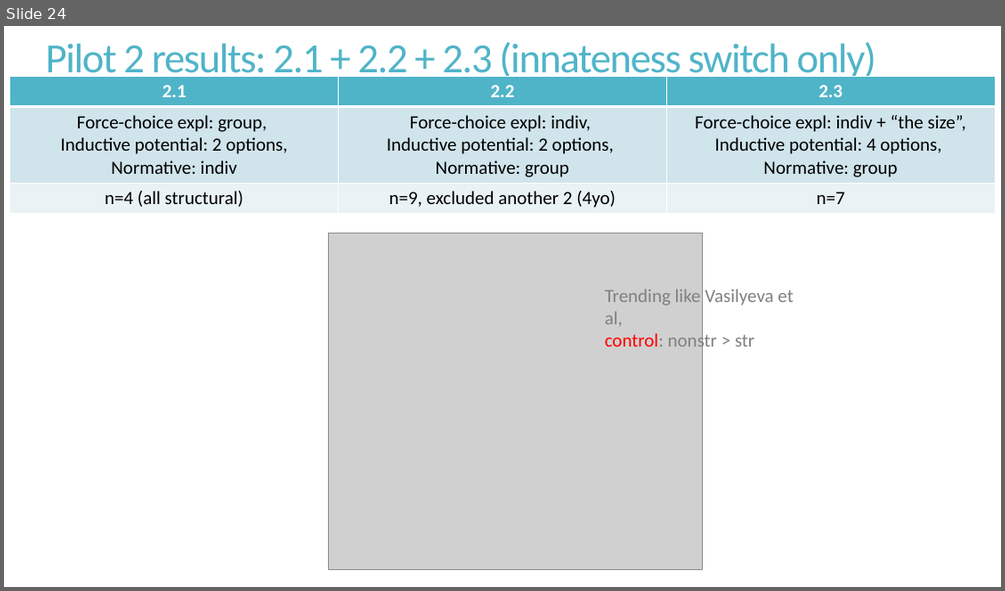
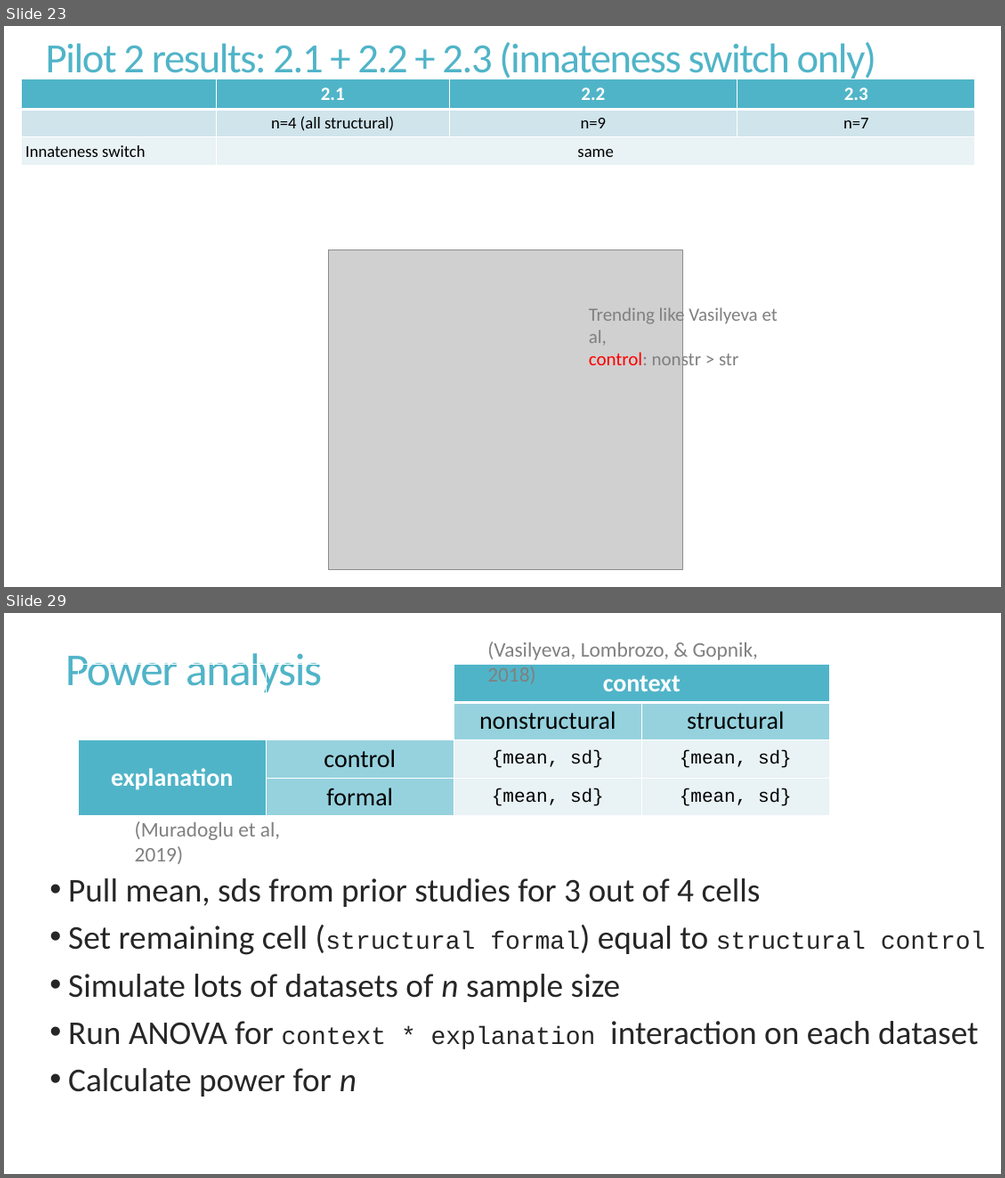
Before and after one commit to mariannazhang/structuralblocking, a slide deck: manuscript/FYP_pilot_2_3.24.19.pptx. Shown one above the other, each under a label of ours: slide 24 before the commit, slides 23 and 29 after it; the slides between them are not shown. The pictures are 1005x591 and 1005x1178 pixels, drawn with LibreOffice and Linux fonts; fonts in the diff are those of the drawing; grey boxes stand for pictures. Boxes give left, top, right and bottom in pixels: in the first picture for what was removed or moved away, otherwise in the second. Text is boxed around its words. In the diff, an @@ line names an element or a change of style, - is before the commit and + after.

Commit message:
analysis for pilot 2.1-2.3, power analysis for final data collection

```diff
--- a/manuscript/FYP_pilot_2_3.24.19.pptx
+++ b/manuscript/FYP_pilot_2_3.24.19.pptx
@@ slide 29 added at <box>4,613,1001,1174</box>, background #FFFFFF @@
@@ title added at <box>65,653,322,693</box>, 44 pt, text #50B4C8 @@
+Power analysis
@@ table added at <box>78,664,829,813</box>, 4 rows, 4 columns @@
+ |  | context | 
+ |  | nonstructural | structural
+explanation | control | {mean, sd} | {mean, sd}
+ | formal | {mean, sd} | {mean, sd}
@@ text added at <box>487,641,758,684</box>, 20 pt, text #808080 @@
+(Vasilyeva, Lombrozo, & Gopnik, 2018)
@@ text added at <box>135,821,280,864</box>, 20 pt, text #808080 @@
+(Muradoglu et al, 2019)
@@ text added at <box>68,878,986,1096</box>, 32 pt, text #262626 @@
+• Pull mean, sds from prior studies for 3 out of 4 cells
+• Set remaining cell (structural formal) equal to structural control
+• Simulate lots of datasets of n sample size
+• Run ANOVA for context * explanation interaction on each dataset
+• Calculate power for n
@@ what was slide 24 is now slide 23 @@
@@ slide 23 changed as well @@
@@ table at <box>21,79,975,166</box> @@
-column 1: 2.1 | Force-choice expl: group, Inductive potential: 2 options, Normative: indiv | n=4 (all structural)
-column 2: 2.2 | Force-choice expl: indiv, Inductive potential: 2 options, Normative: group | n=9, excluded another 2 (4yo)
-column 3: 2.3 | Force-choice expl: indiv + “the size”, Inductive potential: 4 options, Normative: group | n=7
+column 1:  |  | Innateness switch
+column 2: 2.1 | n=4 (all structural) | same
+column 3: 2.2 | n=9 | 
+column 4: 2.3 | n=7 | 
@@ table: place and size @@
-table at <box>10,77,995,212</box>
+table at <box>21,79,975,166</box>
@@ picture: place and size @@
-picture at <box>328,232,702,569</box>
+picture at <box>328,250,682,569</box>
@@ text "Trending like Vasilyeva et al, ...": place and size @@
-text "Trending like Vasilyeva et al, ..." at <box>605,289,793,353</box>
+text "Trending like Vasilyeva et al, ..." at <box>589,305,777,371</box>
```
Also in this commit, not shown: 10 other slides changed, 11 other slides added, 2 slides removed, 30 other files.
